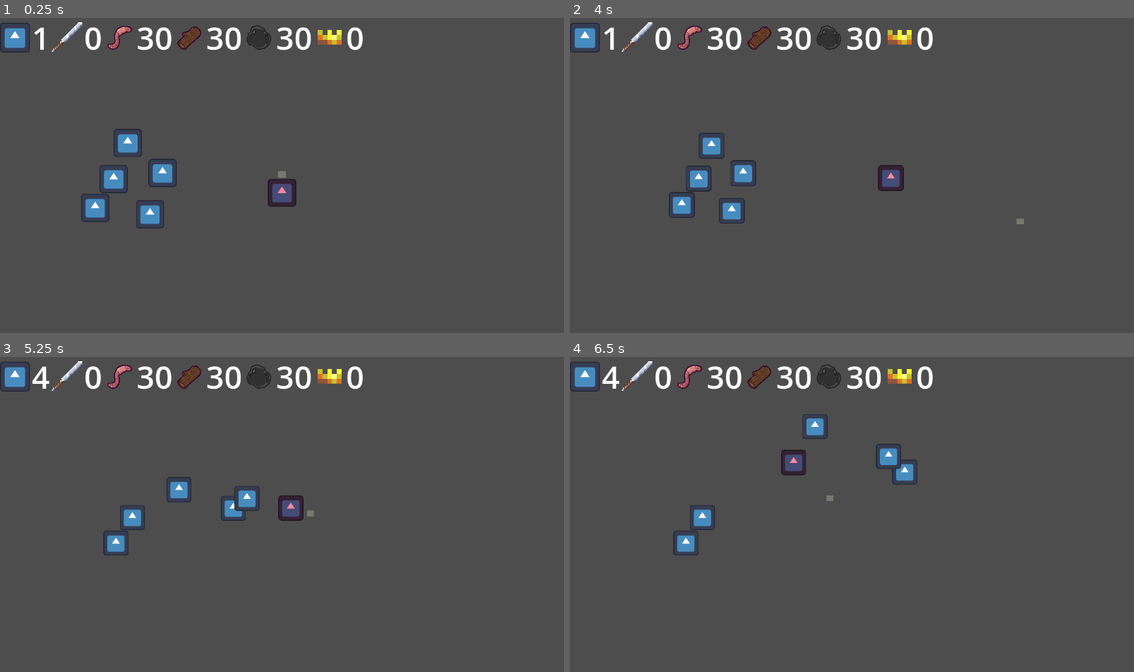
Above: before the commit, frames 1-4 (two rows, left to right).
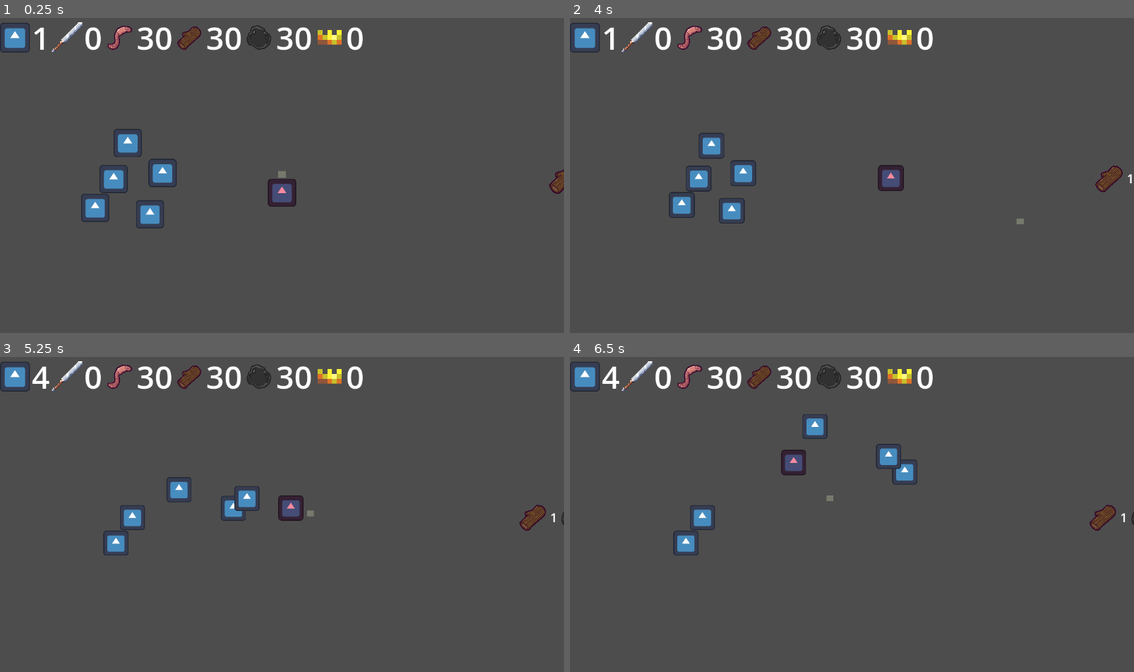
Above: after the commit, the same moments.

Repository: pradoh97/horde
Game: Godot game, scene res://level.tscn
Two runs of this game, one before a commit and one after it. Both use one fixed random seed, a clock stepped at 60 frames per second and the inputs below. The engine's default icon, where the game draws it, is replaced by a stand-in: a white triangle on a blue panel in a dark square.
Inputs (mouse positions are in pixels of both pictures, inside the frame that each line leads up to):
- Up to frame 1 (0.25 s): no input
- Up to frame 2 (4 s): tap Enter at 0.5 s; move the mouse to (976, 159) at 0.52 s; press the mouse at (976, 159) at 0.53 s; release the mouse at (976, 159) at 1.25 s; tap Space at 1.25 s; drag from (739, 191) to (976, 159) at 1.27 s; move the mouse to (908, 106) at 2.02 s; hold Mouse wheel up (mouse_scroll_up) 2.03-2.75 s; click (908, 106) at 2.17 s; drag from (823, 238) to (897, 150) at 2.77 s; move the mouse to (1021, 222) at 3.52 s; hold Mouse wheel down (mouse_scroll_down) from 3.53 s (still down); click (1021, 222) at 3.67 s
- Up to frame 3 (5.25 s): release Mouse wheel down (mouse_scroll_down) at 4.25 s; drag from (112, 467) to (321, 517) at 4.27 s; move the mouse to (310, 514) at 5.02 s; press the mouse at (310, 514) at 5.03 s
- Up to frame 4 (6.5 s): release the mouse at (880, 514) at 5.75 s; tap Enter at 5.75 s; drag from (767, 432) to (829, 498) at 5.77 s

The runs differ from the first frame. In frame 1, 0.1% of the frame differs, in the area x 97-100%, y 47-56%; in frame 2, 0.2%, in the area x 93-100%, y 46-56%; in frame 3, 0.2%; in frame 4, 0.2%.
Error after the commit: Parse Error: Function "disable()" not found in base CollectibleResourceGenerator. (res://resources/generators/weapon_rack.gd:14)

Commit message:
Handle payments

Diff:
--- a/resources/generators/king_convert.gd
+++ b/resources/generators/king_convert.gd
@@ -1,9 +1,8 @@
-extends Node2D
+extends Area2D
 
 signal activated
 
 func _ready():
-	$Fare.disable()
 	modulate = Color.TRANSPARENT
 
 func enable():
@@ -19,3 +18,8 @@
 		tween.tween_property(self, "modulate", Color.TRANSPARENT, 1)
 		tween.finished.connect(queue_free)
 	activated.emit()
+
+
+func _on_body_entered(minion: Minion):
+	if minion.is_leading and ($Fare as Fare).is_payment_valid(minion):
+		$Fare.charge_payment(minion)
--- a/resources/generators/king_convert.tscn
+++ b/resources/generators/king_convert.tscn
@@ -1,10 +1,15 @@
-[gd_scene load_steps=4 format=3 uid="uid://ca3qgsc7fa08u"]
+[gd_scene load_steps=5 format=3 uid="uid://ca3qgsc7fa08u"]
 
 [ext_resource type="Script" uid="uid://rqhvsm51ihcc" path="res://resources/generators/king_convert.gd" id="1_k4cm6"]
 [ext_resource type="Texture2D" uid="uid://tnan5c0opfkr" path="res://assets/crown.png" id="2_8wrg4"]
 [ext_resource type="PackedScene" uid="uid://cfu1phpk1aprv" path="res://resources/fare.tscn" id="3_i1ngk"]
 
-[node name="KingConvert" type="Node2D"]
+[sub_resource type="RectangleShape2D" id="RectangleShape2D_i1ngk"]
+size = Vector2(334, 234)
+
+[node name="KingConvert" type="Area2D"]
+collision_layer = 256
+collision_mask = 4
 script = ExtResource("1_k4cm6")
 
 [node name="Sprite2D" type="Sprite2D" parent="."]
@@ -13,9 +18,15 @@
 texture = ExtResource("2_8wrg4")
 
 [node name="Fare" parent="." instance=ExtResource("3_i1ngk")]
+position = Vector2(0, -265)
+one_time_pay = true
+enabled = false
 required_food = 5
 required_wood = 10
 required_stone = 10
-one_time_pay = true
 
+[node name="CollisionShape2D" type="CollisionShape2D" parent="."]
+shape = SubResource("RectangleShape2D_i1ngk")
+
+[connection signal="body_entered" from="." to="." method="_on_body_entered"]
 [connection signal="payed" from="Fare" to="." method="_on_fare_payed"]
--- a/resources/generators/weapon_rack.gd
+++ b/resources/generators/weapon_rack.gd
@@ -4,11 +4,20 @@
 	collectibles_available += 1
 	if not enabled:
 		modulate = Color.TRANSPARENT
+		disable()
 
-func _on_level_day_passed():
-	pass
+func enable():
+	super()
+	$CollisionShape2D.set_deferred("disabled", false)
+
+func disable():
+	super()
+	$CollisionShape2D.set_deferred("disabled", true)
 
 func _on_body_entered(minion: Minion):
-	if minion.army and $Fare.payment_valid(minion) and enabled:
-		if minion.pick_up_collectible(collectible_generated):
-			$Fare.charge_payment(minion)
+	if minion.army and not minion.weapon_held and $Fare.is_payment_valid(minion) and enabled:
+		$Fare.charge_payment(minion)
+
+
+func _on_fare_payed(minion: Minion):
+	minion.pick_up_collectible(collectible_generated)
--- a/resources/generators/weapon_rack.tscn
+++ b/resources/generators/weapon_rack.tscn
@@ -16,7 +16,10 @@
 script = ExtResource("1_c3c41")
 max_collectibles = 1
 generation_factor = 0.0
+collectibles_always_available = true
+work_required = false
 collectible_generated = ExtResource("2_c3c41")
+enabled = false
 
 [node name="CollisionShape2D" type="CollisionShape2D" parent="."]
 shape = SubResource("RectangleShape2D_1ainy")
@@ -202,38 +205,11 @@
 default_color = Color(0.9019608, 0.6117647, 0.4117647, 1)
 
 [node name="Fare" parent="." instance=ExtResource("3_noosq")]
-position = Vector2(-206, -80)
+position = Vector2(-206, -333)
 required_wood = 1
 required_stone = 1
-use_parent_collision = true
-
-[node name="Icon" type="Node2D" parent="."]
-position = Vector2(341, -217)
-scale = Vector2(0.6, 0.6)
-
-[node name="Sprite2D4" type="Sprite2D" parent="Icon"]
-texture = ExtResource("3_c3c41")
-region_rect = Rect2(0, 0, 90, 96)
-
-[node name="Sprite2D5" type="Sprite2D" parent="Icon"]
-position = Vector2(-33.157883, -28.421036)
-rotation = -0.52359885
-scale = Vector2(0.94736826, 0.9473683)
-texture = ExtResource("4_noosq")
-
-[node name="Sprite2D6" type="Sprite2D" parent="Icon"]
-position = Vector2(14.2105255, 53.052628)
-rotation = 0.78539824
-scale = Vector2(0.9473683, 0.9473683)
-texture = ExtResource("5_bmkvk")
-
-[node name="Label" type="Label" parent="."]
-offset_left = -72.0
-offset_top = -318.0
-offset_right = 417.0
-offset_bottom = -143.0
-theme_override_font_sizes/font_size = 128
-text = "=> 1"
-horizontal_alignment = 1
+exchanged_resource = ExtResource("3_c3c41")
+exchange_amount = 1
 
 [connection signal="body_entered" from="." to="." method="_on_body_entered"]
+[connection signal="payed" from="Fare" to="." method="_on_fare_payed"]
